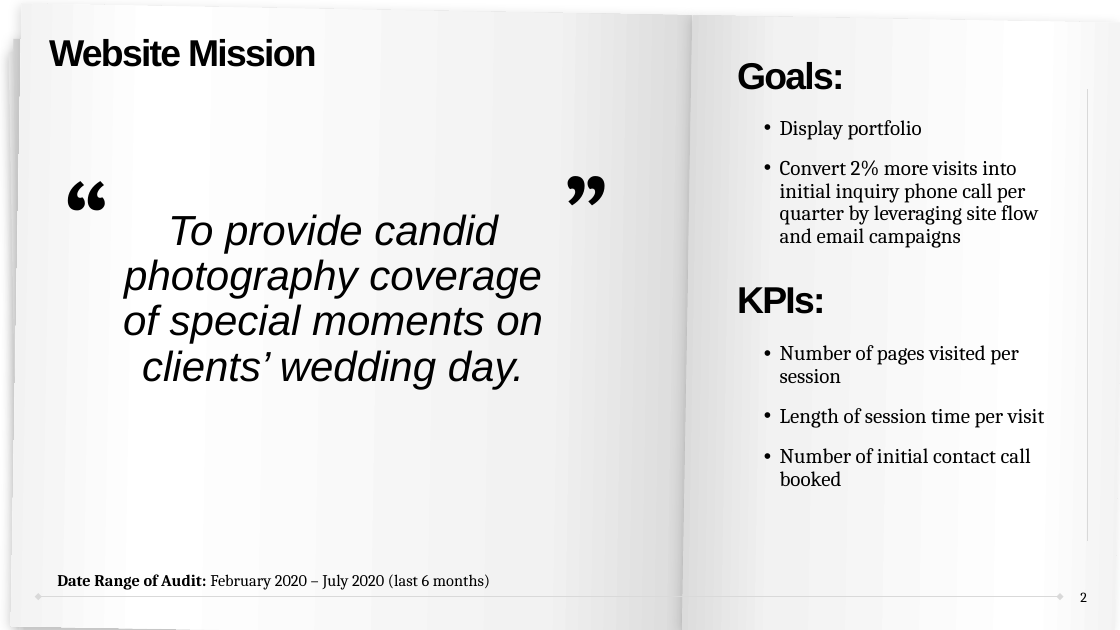
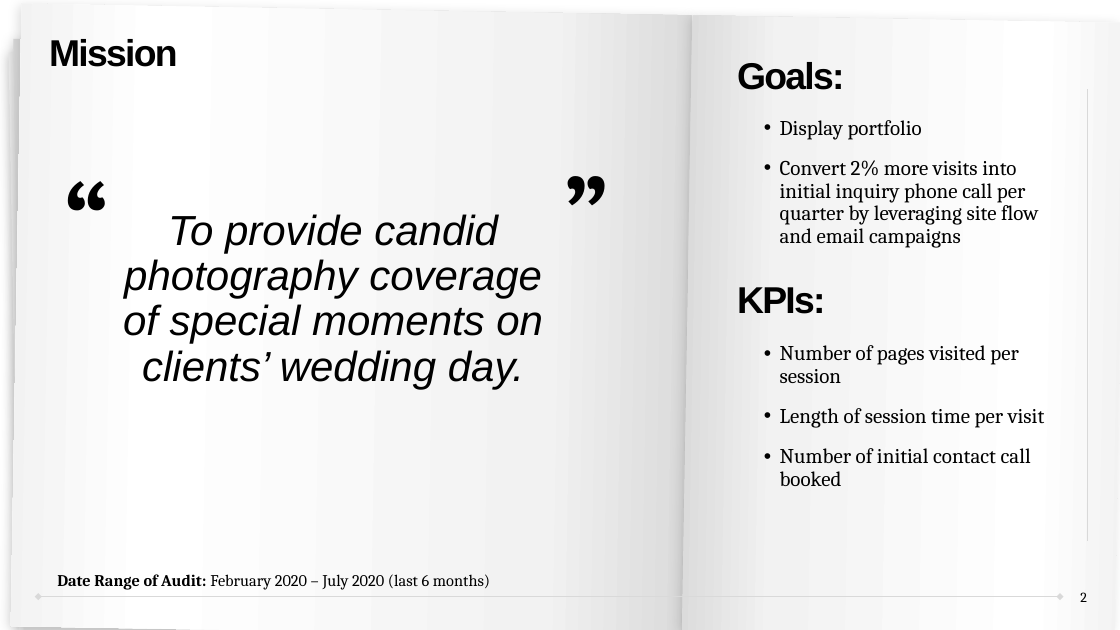
Before and after one commit to sibineejokela/Google_Analytics, a slide deck: slide 2 of Google_Analytics_ZJPhotography.pptx. Drawn at 1120x630 pixels with LibreOffice and Linux fonts; fonts in the diff are those of the drawing. Boxes give left, top, right and bottom in pixels: in the first picture for what was removed or moved away, otherwise in the second. Text is boxed around its words. In the diff, an @@ line names an element or a change of style, - is before the commit and + after.

```diff
--- a/Google_Analytics_ZJPhotography.pptx
+++ b/Google_Analytics_ZJPhotography.pptx
@@ title at [49,39,178,67]: text changed @@
-Website Mission
+Mission
```
Also in this commit, not shown: 1 other slide changed, 10 slides added, 1 slide removed, 25 other files.
